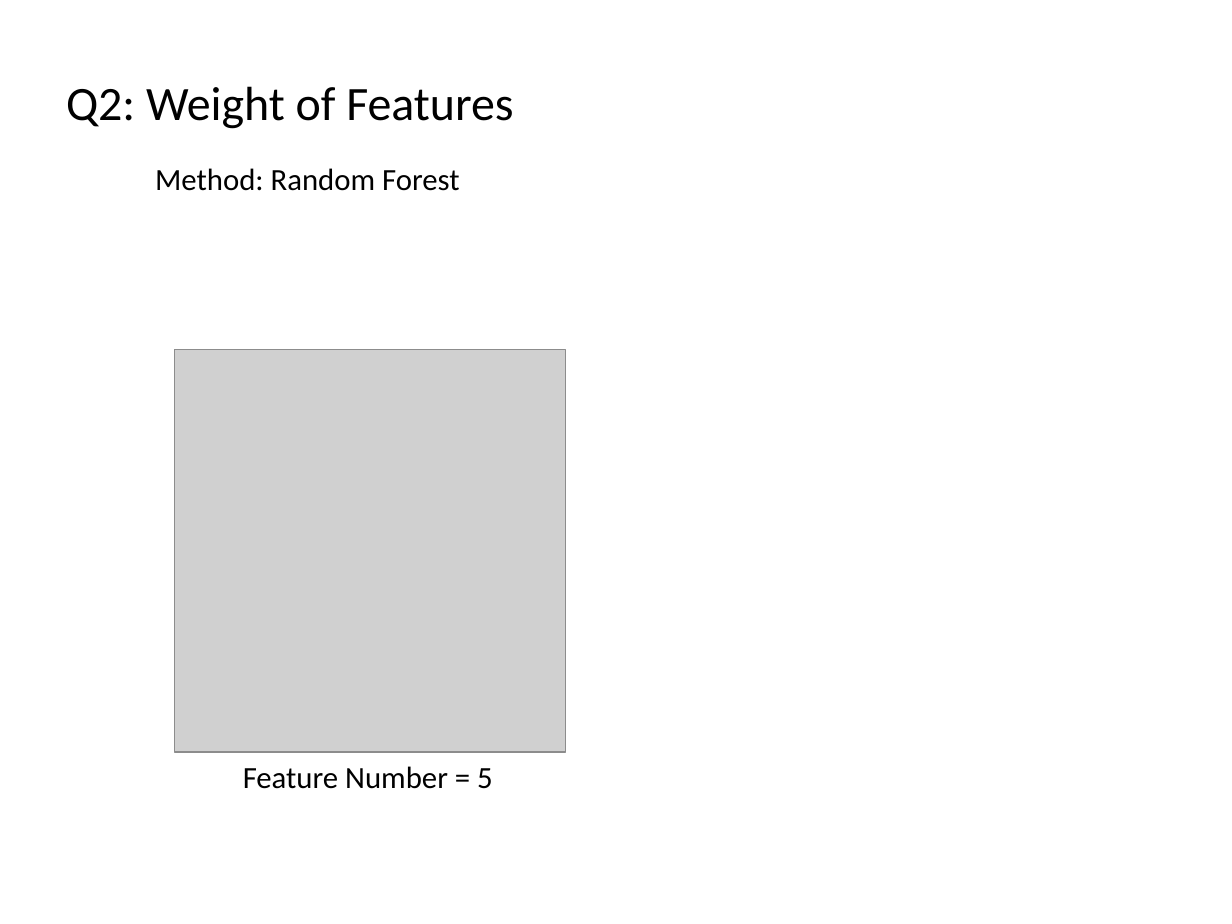
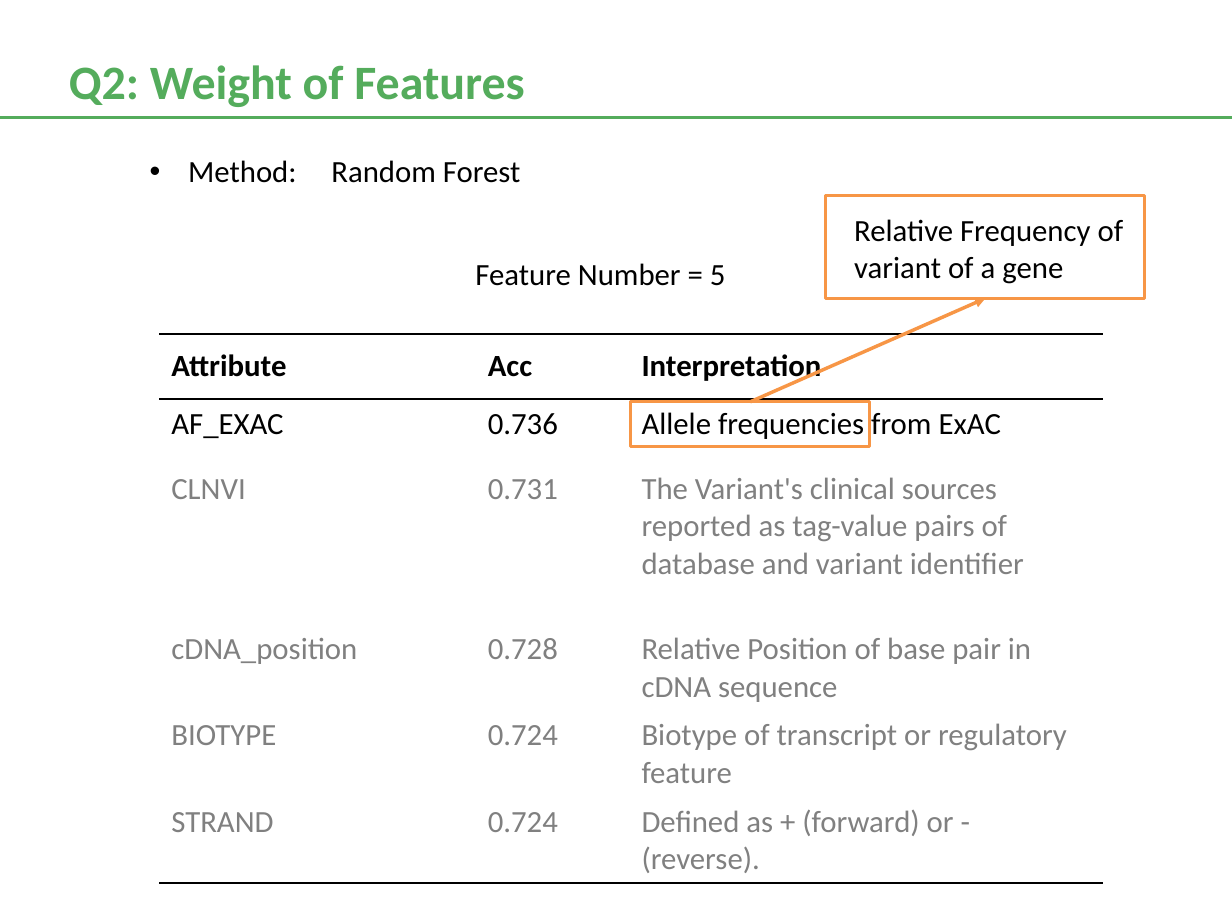
Before and after one commit to frostace/BinaryClassification, a slide deck: slide 10 of DataSciencePres.pptx. Drawn at 1232x924 pixels with LibreOffice and Linux fonts; fonts in the diff are those of the drawing; grey boxes stand for pictures. Boxes give left, top, right and bottom in pixels: in the first picture for what was removed or moved away, otherwise in the second. Text is boxed around its words. In the diff, an @@ line names an element or a change of style, - is before the commit and + after.

```diff
--- a/DataSciencePres.pptx
+++ b/DataSciencePres.pptx
@@ text "Q2: Weight of Features": place and size @@
-text "Q2: Weight of Features" at [66,86,513,129]
+text "Q2: Weight of Features" at [69,65,524,107]
@@ text "Q2: Weight of Features" at [69,65,524,107]: text colour #000000 to #54AC5C, bold on; more space between paragraphs @@
@@ line added from (0, 117) to (1232, 117), #54AC5C 1.38 pt @@
@@ text "Method: Random Forest": place and size @@
-text "Method: Random Forest" at [155,168,460,191]
+text "Method: Random Forest" at [188,160,521,183]
@@ text "Method: Random Forest" at [188,160,521,183]: bullet none to • @@
@@ rectangle added at [825,196,1145,298], fill #FFFFFF, outline #F79646 1.75 pt @@
@@ text added at [854,219,1124,284], 18 pt, text #000000 @@
+Relative Frequency of variant of a gene
@@ text "Feature Number = 5": place and size @@
-text "Feature Number = 5" at [243,766,493,789]
+text "Feature Number = 5" at [475,263,726,286]
@@ arrow added from (750, 402) to (986, 298), #F79646 2 pt @@
@@ table added at [159,334,1103,882], 6 rows, 3 columns @@
+Attribute | Acc | Interpretation
+AF_EXAC | 0.736 | Allele frequencies from ExAC
+CLNVI | 0.731 | The Variant's clinical sources reported as tag-value pairs of database and variant identifier
+cDNA_position | 0.728 | Relative Position of base pair in cDNA sequence
+BIOTYPE | 0.724 | Biotype of transcript or regulatory feature
+STRAND | 0.724 | Defined as + (forward) or - (reverse).
@@ picture removed at [175,350,565,753] @@
@@ rectangle added at [631,402,870,446], outline #F79646 1.75 pt @@
```
Also in this commit, not shown: 11 other slides changed, 4 slides added, 5 slides removed, 8 other files.
